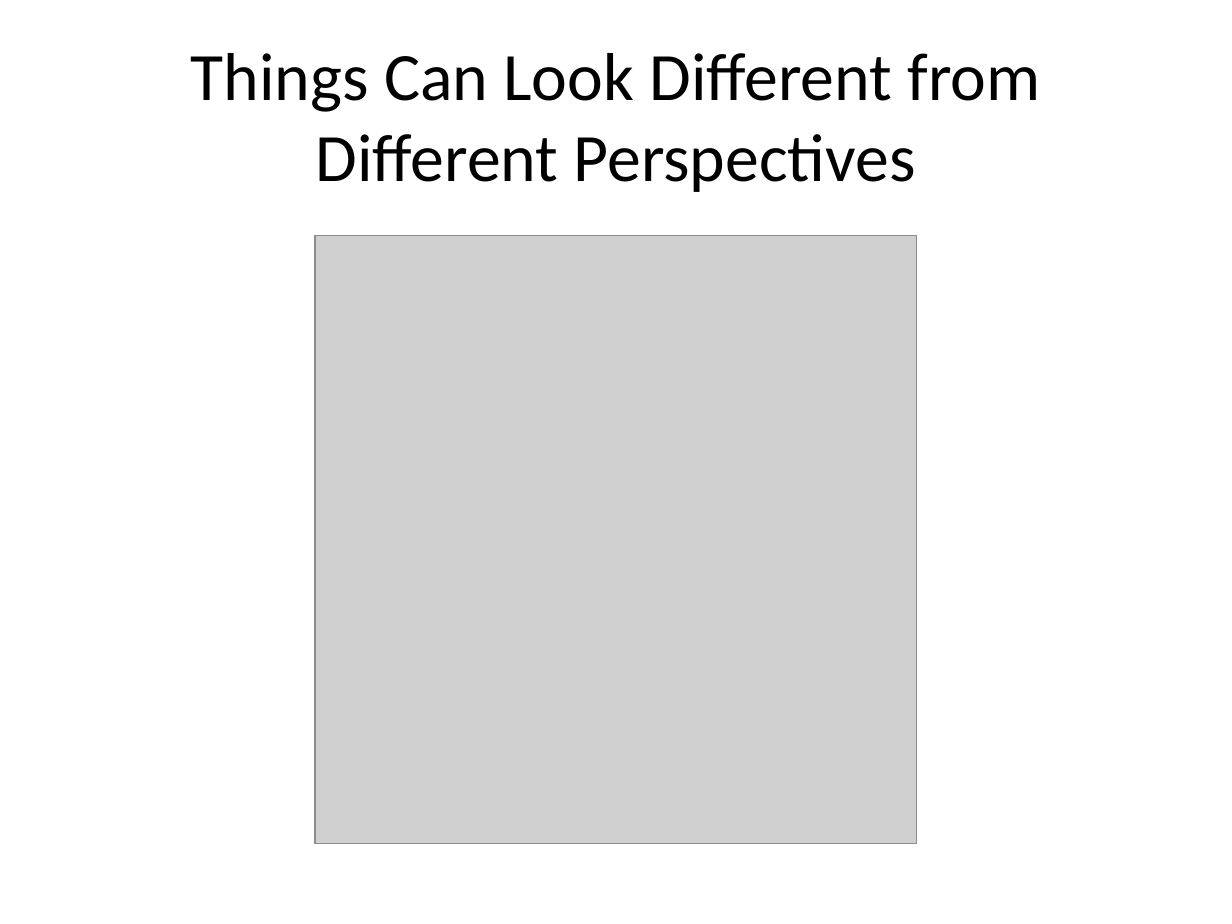
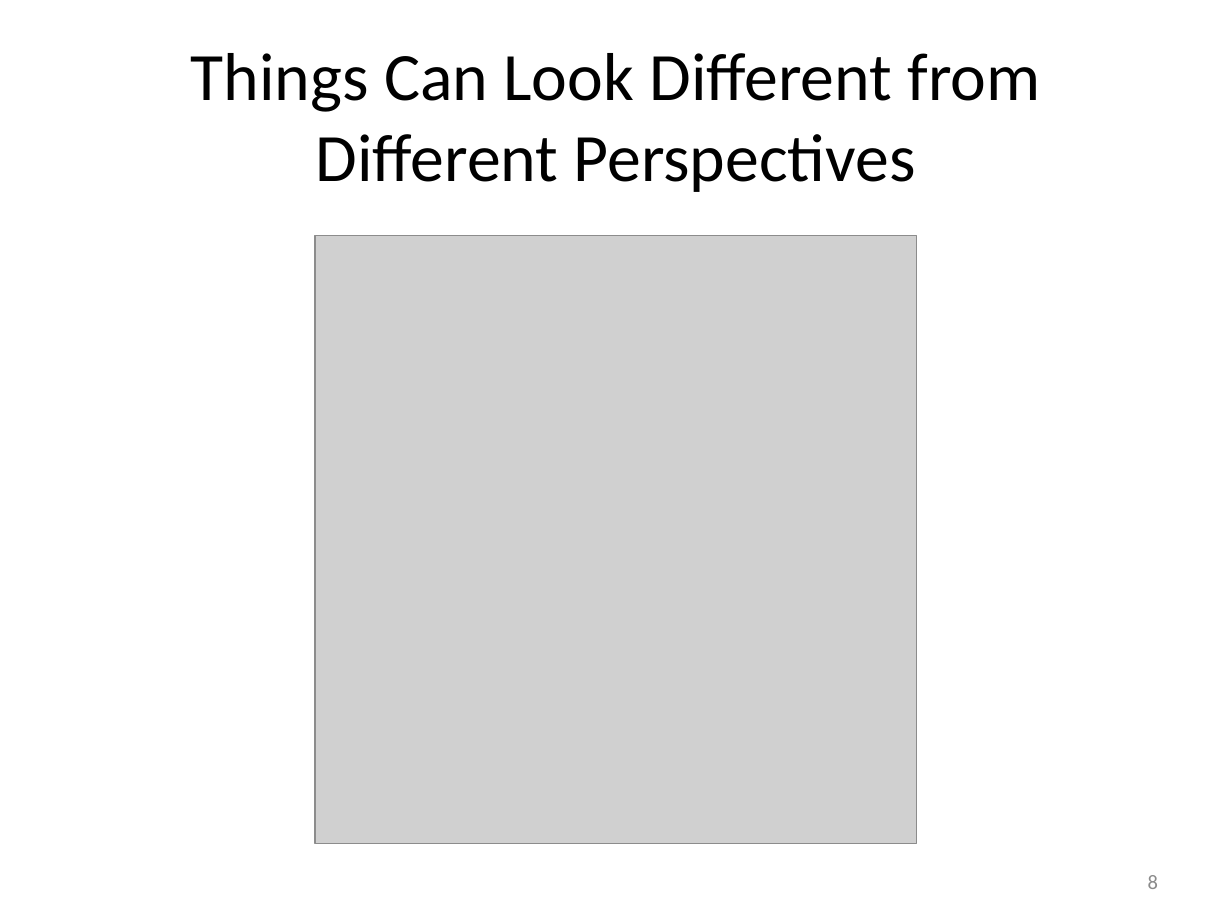
Before and after one commit to maaretp/IDoNotCodeTalk, a slide deck: slide 8 of IDon'tCode.pptx. Drawn at 1232x924 pixels with LibreOffice and Linux fonts; fonts in the diff are those of the drawing; grey boxes stand for pictures. Boxes give left, top, right and bottom in pixels: in the first picture for what was removed or moved away, otherwise in the second. Text is boxed around its words. In the diff, an @@ line names an element or a change of style, - is before the commit and + after.

```diff
--- a/IDon'tCode.pptx
+++ b/IDon'tCode.pptx
@@ page number added at [1148,875,1158,889], 12 pt, text #8C8C8C @@
+8
```
Also in this commit, not shown: 8 other slides changed.
